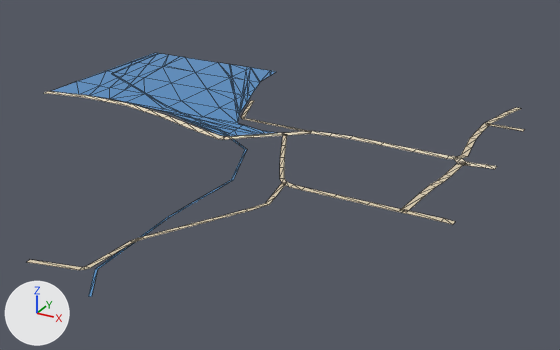
One commit to the glTF model public/assets/bengaluru-region-v1/tiles/t27_-27-l0.glb: the scene before it, then after it.
One viewpoint serves both versions: a 50 mm lens placed at (14135.0, -13808.0, 267.0), pointed at (13815.0, -13226.0, -24.0). The lights are fixed; the arrows at lower left show +X, +Y and +Z. The older version comes first. Mesh edges are drawn as thin lines.

In view in the first picture: 'ground', 'water'.
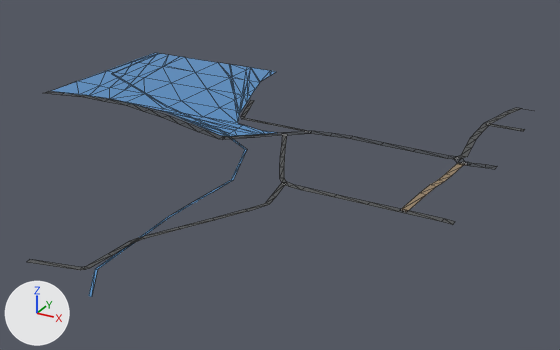
What differs and where, as boxes [x1, y1, x2, y2] in the pictures (560 x 350 px; the box of a moved part takes in the faces that stretch with it):
'ground', reshaped: before [27, 91, 525, 270]; after [27, 91, 528, 270]
part 1 of me_ground, reshaped: before [487, 107, 525, 131]; after [488, 108, 528, 131]
part 2 of me_ground, moved or reshaped: [199, 117, 277, 140] in both
part 3 of me_ground, moved or reshaped: [45, 91, 87, 97] in both
part 4 of me_ground, moved or reshaped: [35, 254, 112, 270] in both
part 5 of me_ground, recoloured: [27, 95, 520, 270] in both

Edits to the bpy script that builds the scene:
```text
Change me_ground:
    used by ob_ground; location = (13500.0, -13500.0, 0.0)
    verts and faces of me_ground; kept vertices keep their numbers, new ones are numbered from 166
    before: 0 (483.0, 499.0, 1.0) at pixel (521, 108), 1 (477.0, 501.0, 1.0) at pixel (516, 107), 150 (463.0, 437.0, 1.0) at pixel (487, 123), 151 (463.0, 431.0, 1.0) at pixel (485, 124), 152 (500.0, 437.0, 1.0) at pixel (524, 129)
    before: 153 (500.0, 431.0, 1.0) at pixel (523, 131)
    before: 60 (250.0, 269.0, 1.0) at pixel (218, 139), 61 (252.0, 278.0, 1.0) at pixel (224, 136), 158 (241.0, 329.0, 1.0) at pixel (242, 119), 159 (242.0, 333.0, 1.0) at pixel (244, 118)
    before: 74 (49.0, 305.0, 1.0) at pixel (82, 97), 75 (49.0, 313.0, 1.0) at pixel (86, 95), 76 (25.0, 300.0, 1.0) at pixel (63, 95), 77 (24.0, 308.0, 1.0) at pixel (66, 93), 78 (1.0, 296.0, 1.0) at pixel (43, 93)
    before: 79 (-1.0, 303.0, 1.0) at pixel (47, 91)
    remove me_ground.from_pydata(...)  # 166 vertices, 142 faces; spans x -1.0..500.0, y 11.0..501.0, z 1.0
    add me_ground.from_pydata(...)  # 171 vertices, 145 faces; spans x 0.0..500.0, y 11.0..500.0, z 1.0
    me_ground part 1
    add delete_faces([(150, 151, 153), (150, 153, 152)])
    add verts[0] = (483.0, 500.0, 1.0)  # moved, pixel (522, 108)
    add verts[1] = (477.0, 500.0, 1.0)  # moved, pixel (516, 107)
    add verts[172] = (497.0, 431.0, 1.0)  # pixel (520, 130)
    add verts[173] = (497.0, 437.0, 1.0)  # pixel (521, 128)
    add verts[174] = (481.0, 500.0, 1.0)  # pixel (519, 108)
    add verts[175] = (481.0, 499.0, 1.0)  # pixel (519, 108)
    add verts[176] = (496.0, 500.0, 1.0)
    add faces += [(150, 151, 172), (150, 172, 173), (152, 173, 172), (152, 172, 153), (174, 175, 176)]
    me_ground part 2
    add verts[61] = (251.0, 278.0, 1.0)  # moved, pixel (223, 136)
    add verts[158] = (240.0, 329.0, 1.0)  # moved, pixel (241, 119)
    add verts[60] = (251.0, 269.0, 1.0)  # moved, pixel (218, 139)
    add verts[159] = (242.0, 333.0, 1.0)  # moved, pixel (245, 118)
    me_ground part 3
    add delete_vertices([*range(76, 80)])  # with the faces that use them
    add verts[166] = (21.0, 308.0, 1.0)  # pixel (64, 92)
    add verts[167] = (22.0, 300.0, 1.0)  # pixel (60, 95)
    add verts[168] = (0.0, 295.0, 1.0)
    add verts[169] = (0.0, 304.0, 1.0)  # pixel (48, 91)
    add faces += [(74, 75, 166), (74, 166, 167), (166, 168, 167), (166, 169, 168)]
    me_ground part 4
    2 vertices are removed from x 301.0..302.0, y 24.0..26.0, z 1.0
    7 faces are deleted
    1 vertex moves within x 302.0, y 26.0, z 1.0
    2 vertices are added at (303.0, 27.0, 1.0), (300.0, 24.0, 1.0)
    7 new faces join them
    me_ground part 5: 127 kept faces spanning x 49.0..500.0, y 11.0..500.0, z 1.0 get new vertex colours; the middle colour goes from beige #d7c9ae to dark grey #535556
    other edits to the shape of me_ground do not show in these pictures
```
